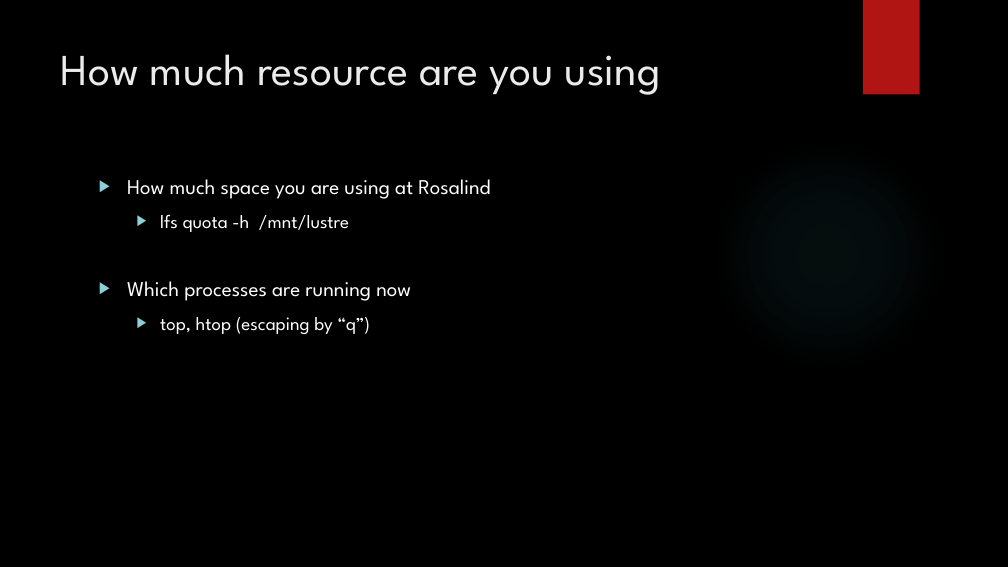
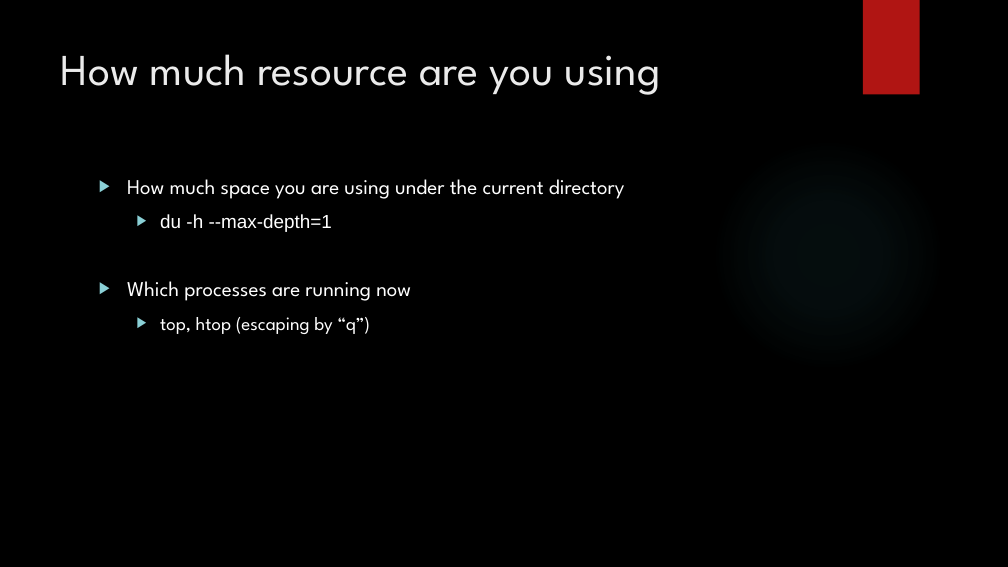
Before and after one commit to sysmedicine/KCLModule2_2022, a slide deck: slide 26 of IntroductionLinux/IntroToLinux_Day1_2022.pptx (slide 31 before the commit). Drawn at 1008x567 pixels with LibreOffice and Linux fonts; fonts in the diff are those of the drawing; background and template pictures are left out. Boxes give left, top, right and bottom in pixels: in the first picture for what was removed or moved away, otherwise in the second. Text is boxed around its words. In the diff, an @@ line names an element or a change of style, - is before the commit and + after.

Commit message:
update day1 slides

```diff
--- a/IntroductionLinux/IntroToLinux_Day1_2022.pptx
+++ b/IntroductionLinux/IntroToLinux_Day1_2022.pptx
@@ text at box(127, 179, 625, 232): text changed @@
-▶ How much space you are using at Rosalind
-  ▶ lfs quota -h /mnt/lustre
+▶ How much space you are using under the current directory
+  ▶ du -h --max-depth=1
```
Also in this commit, not shown: 1 other slide changed, 5 slides removed, 1 other file.
